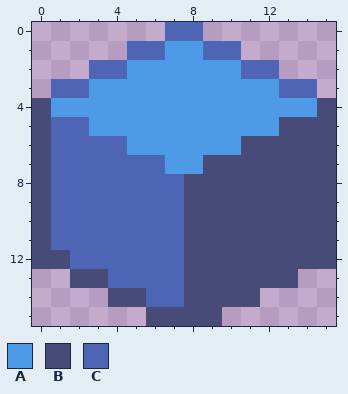
Edited in one commit: pixel-art file (cube.aseprite). Above, as it was before the edit.
16x16 pixels, 1 frame.
Palette (. is transparent): A #4d9be6  B #484a77  C #4d65b4
Pixels before, first column x 0:
 0 .......CC.......
 1 .....CCAACC.....
 2 ...CCAAAAAACC...
 3 .CCAAAAAAAAAACC.
 4 BAAAAAAAAAAAAAAB
 5 BCCAAAAAAAAAABBB
 6 BCCCCAAAAAABBBBB
 7 BCCCCCCAABBBBBBB
 8 BCCCCCCCBBBBBBBB
 9 BCCCCCCCBBBBBBBB
10 BCCCCCCCBBBBBBBB
11 BCCCCCCCBBBBBBBB
12 BBCCCCCCBBBBBBBB
13 ..BBCCCCBBBBBB..
14 ....BBCCBBBB....
15 ......BBBB......
And afterwards:
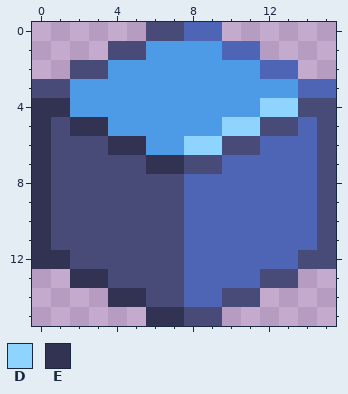
Colours new in this view: D #8fd3ff  E #323353
The edit:
Changed rows in their new state; - is an unchanged pixel.
first column x 0:
 0 ------BB-C------
 1 ----BBA--A-C----
 2 --BBA------A-C--
 3 BBA----------A-C
 4 EE----------DDB-
 5 EBEE------DDB-C-
 6 EBBBEE--DDB-CCC-
 7 EBBBBBEEB-CCCCC-
 8 EBBBBBBBCCCCCCC-
 9 EBBBBBBBCCCCCCC-
10 EBBBBBBBCCCCCCC-
11 EBBBBBBBCCCCCCC-
12 EEBBBBBBCCCCCC--
13 --EEBBBBCCCC----
14 ----EEBBCC------
15 ------EE--------
Where, in picture pixels (left, top, right, bottom), the same in both pictures:
changed: (32, 22, 336, 326)
